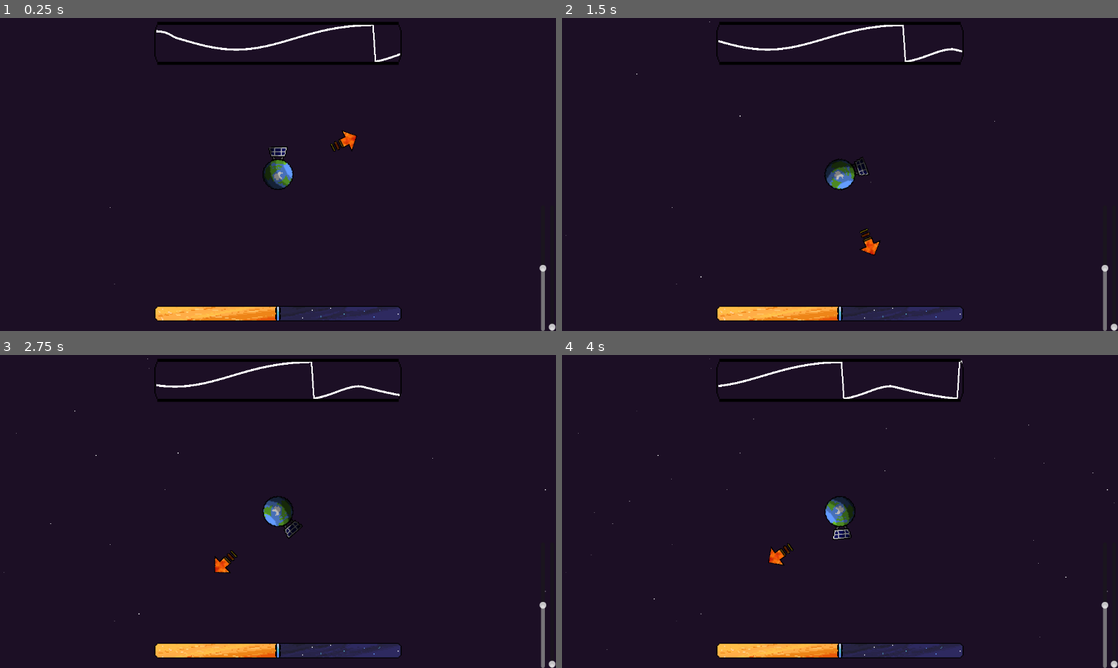
Above: before the commit, frames 1-4 (two rows, left to right).
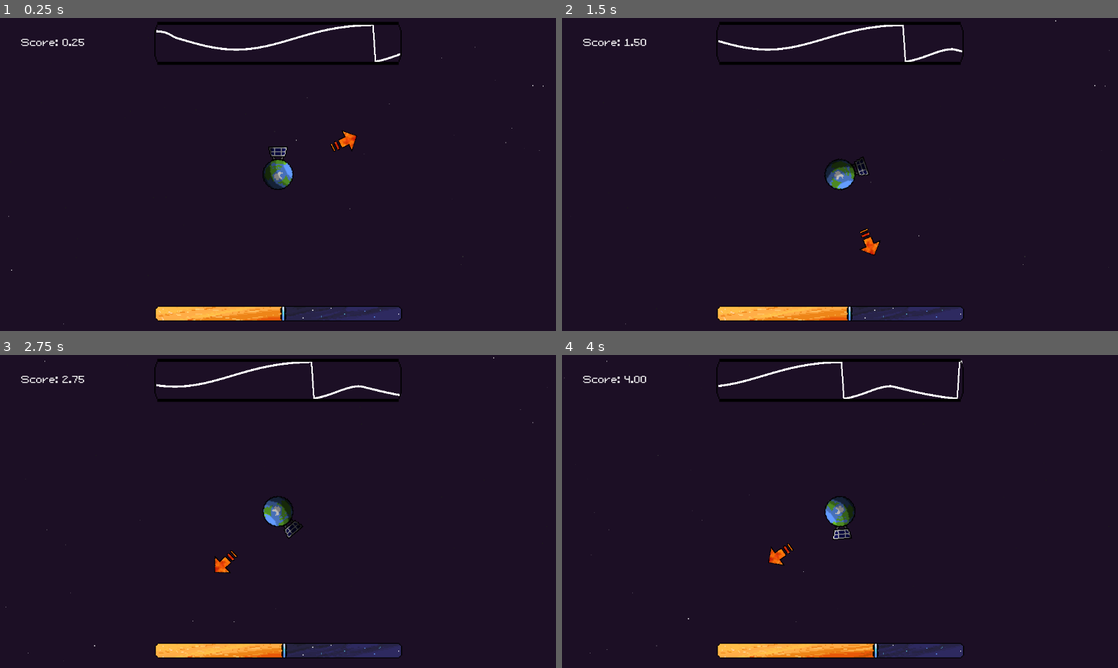
Above: after the commit, the same moments.

Repository: Vikezor/balanced-light
Game: Godot game, scene res://view/view.tscn
Same seed, same stepped clock (60 frames per second), same inputs: the game is played once before the commit and once after it.
Inputs:
- Up to frame 1 (0.25 s): no input
- Up to frame 2 (1.5 s): hold Right (right_thrust) 0.53-1.28 s; hold Left (left_thrust) from 1.28 s (still down)
- Up to frame 3 (2.75 s): release Left (left_thrust) at 2.03 s; hold Right (right_thrust) from 2.03 s (still down)
- Up to frame 4 (4 s): release Right (right_thrust) at 2.78 s; hold Left (left_thrust) from 2.78 s (still down)

The runs differ from the first frame. In frame 1, 0.5% of the frame differs, in the area x 1-100%, y 6-100%; in frame 2, 0.5%; in frame 3, 0.5%; in frame 4, 0.8%, in the area x 0-100%, y 1-100%.

Commit message:
Did everything

Diff:
--- a/earth/earth.gd
+++ b/earth/earth.gd
@@ -1,9 +1,13 @@
 extends Node2D
 
+signal set_light_length
+signal game_over_signal
 
 var speed: float = -2 * PI / (24 * 60 * 60)
+var lost: bool = false
+var light_length: float = 0.5
 @export var thrust_strength = 3
-@export var max_turning_speed = 6
+@export var max_turning_speed = 10
 var time = 0
 
 
@@ -16,11 +20,46 @@
 # Called every frame. 'delta' is the elapsed time since the previous frame.
 func _process(delta: float) -> void:
 	var thrust_control = Input.get_action_strength("right_thrust") - Input.get_action_strength("left_thrust")
-	speed += thrust_control * thrust_strength * delta
-	speed = clamp(speed, -max_turning_speed, max_turning_speed)
+
+	if abs(thrust_control) > 0.5:
+		($Thruster as AudioStreamPlayer2D).playing = true
+	else:
+		($Thruster as AudioStreamPlayer2D).playing = false
+
+	if !lost:
+		speed += thrust_control * thrust_strength * delta
+	if abs(speed) > max_turning_speed and !lost:
+		($PeopleFlying as CPUParticles2D).emitting = true
+		($Scream as AudioStreamPlayer2D).play()
+		game_over()
+	#speed = clamp(speed, -max_turning_speed, max_turning_speed)
 	$Diffuse.rotation += speed * delta
+
 	time += delta
+
+	if lost:
+		if Input.is_action_pressed("restart"):
+			get_tree().reload_current_scene()
+
+
+func game_over():
+	lost = true
+	game_over_signal.emit()
 
 
 func _on_sun_set_sun_rotation(rot: float) -> void:
 	$Shading.rotation = rot
+	if !lost:
+		var light = Vector2(sin(rot), cos(rot)).dot(Vector2(cos($Diffuse.rotation), -sin($Diffuse.rotation)))
+		light_length += light / 256 * get_process_delta_time() * 45
+		if light_length > 1:
+			($Diffuse/Fire as AnimatedSprite2D).visible = true
+			($Diffuse/Fire as AnimatedSprite2D).play()
+			($Fire_noise as AudioStreamPlayer2D).play()
+			game_over()
+		elif light_length < 0:
+			($Diffuse/Ice as AnimatedSprite2D).visible = true
+			($Diffuse/Ice as AnimatedSprite2D).play()
+			($Ice_noise as AudioStreamPlayer2D).play()
+			game_over()
+		set_light_length.emit(light_length)
--- a/earth/earth.tscn
+++ b/earth/earth.tscn
@@ -1,11 +1,78 @@
-[gd_scene load_steps=5 format=3 uid="uid://bh4w07tra8k0q"]
+[gd_scene load_steps=19 format=3 uid="uid://bh4w07tra8k0q"]
 
 [ext_resource type="Texture2D" uid="uid://yxkm4o813bik" path="res://earth/earth.tres" id="1_akn4t"]
 [ext_resource type="Script" path="res://earth/earth.gd" id="1_kfjld"]
-[ext_resource type="Texture2D" uid="uid://caci4bhcd7vfw" path="res://earth/shading.tres" id="3_knlnm"]
+[ext_resource type="Texture2D" uid="uid://bpjp1hc10f480" path="res://earth/shading.png" id="4_j45uh"]
+[ext_resource type="Texture2D" uid="uid://cd16hc550tp4i" path="res://earth/Earth_loss.png" id="4_m41eh"]
+[ext_resource type="AudioStream" uid="uid://2qxyd8kpnnrp" path="res://Cartoon_scream.wav" id="5_kwvk1"]
+[ext_resource type="AudioStream" uid="uid://b0hdcbbjr3ll1" path="res://Fire.wav" id="6_lp647"]
+[ext_resource type="AudioStream" uid="uid://doukp4o7gjf0l" path="res://Thruster.wav" id="7_nr61b"]
+[ext_resource type="AudioStream" uid="uid://df45j22necgpf" path="res://Ice_no_loop.wav" id="8_kmvtd"]
 
 [sub_resource type="CanvasItemMaterial" id="CanvasItemMaterial_d1o4v"]
 light_mode = 2
+
+[sub_resource type="AtlasTexture" id="AtlasTexture_jaym8"]
+atlas = ExtResource("4_m41eh")
+region = Rect2(0, 0, 86, 86)
+
+[sub_resource type="AtlasTexture" id="AtlasTexture_sde11"]
+atlas = ExtResource("4_m41eh")
+region = Rect2(0, 86, 86, 86)
+
+[sub_resource type="AtlasTexture" id="AtlasTexture_2ivhc"]
+atlas = ExtResource("4_m41eh")
+region = Rect2(0, 172, 86, 86)
+
+[sub_resource type="SpriteFrames" id="SpriteFrames_me3ls"]
+animations = [{
+"frames": [{
+"duration": 1.0,
+"texture": SubResource("AtlasTexture_jaym8")
+}, {
+"duration": 1.0,
+"texture": SubResource("AtlasTexture_sde11")
+}, {
+"duration": 1.0,
+"texture": SubResource("AtlasTexture_2ivhc")
+}],
+"loop": true,
+"name": &"default",
+"speed": 10.0
+}]
+
+[sub_resource type="AtlasTexture" id="AtlasTexture_1wdqm"]
+atlas = ExtResource("4_m41eh")
+region = Rect2(0, 258, 86, 86)
+
+[sub_resource type="AtlasTexture" id="AtlasTexture_nrgb8"]
+atlas = ExtResource("4_m41eh")
+region = Rect2(0, 344, 86, 86)
+
+[sub_resource type="AtlasTexture" id="AtlasTexture_lum5x"]
+atlas = ExtResource("4_m41eh")
+region = Rect2(0, 430, 86, 86)
+
+[sub_resource type="SpriteFrames" id="SpriteFrames_kq1am"]
+animations = [{
+"frames": [{
+"duration": 1.0,
+"texture": SubResource("AtlasTexture_1wdqm")
+}, {
+"duration": 1.0,
+"texture": SubResource("AtlasTexture_nrgb8")
+}, {
+"duration": 1.0,
+"texture": SubResource("AtlasTexture_lum5x")
+}],
+"loop": true,
+"name": &"default",
+"speed": 10.0
+}]
+
+[sub_resource type="AtlasTexture" id="AtlasTexture_1dvoc"]
+atlas = ExtResource("4_j45uh")
+region = Rect2(0, 0, 500, 500)
 
 [node name="Earth" type="Node2D"]
 texture_filter = 3
@@ -16,7 +83,28 @@
 rotation = -1.5708
 texture = ExtResource("1_akn4t")
 
+[node name="Fire" type="AnimatedSprite2D" parent="Diffuse"]
+visible = false
+sprite_frames = SubResource("SpriteFrames_me3ls")
+
+[node name="Ice" type="AnimatedSprite2D" parent="Diffuse"]
+visible = false
+sprite_frames = SubResource("SpriteFrames_kq1am")
+frame_progress = 0.198448
+
 [node name="Shading" type="PointLight2D" parent="."]
 blend_mode = 2
-texture = ExtResource("3_knlnm")
-offset = Vector2(0, -29)
+texture = SubResource("AtlasTexture_1dvoc")
+
+[node name="Scream" type="AudioStreamPlayer2D" parent="."]
+stream = ExtResource("5_kwvk1")
+pitch_scale = 0.8
+
+[node name="Fire_noise" type="AudioStreamPlayer2D" parent="."]
+stream = ExtResource("6_lp647")
+
+[node name="Thruster" type="AudioStreamPlayer2D" parent="."]
+stream = ExtResource("7_nr61b")
+
+[node name="Ice_noise" type="AudioStreamPlayer2D" parent="."]
+stream = ExtResource("8_kmvtd")
--- a/earth/shading.tres
+++ /dev/null
@@ -1,7 +0,0 @@
-[gd_resource type="AtlasTexture" load_steps=2 format=3 uid="uid://caci4bhcd7vfw"]
-
-[ext_resource type="Texture2D" uid="uid://b6gtna0a3wumj" path="res://earth/earth.png" id="1_yxnju"]
-
-[resource]
-atlas = ExtResource("1_yxnju")
-region = Rect2(0, 58, 58, 58)
--- a/project.godot
+++ b/project.godot
@@ -36,6 +36,12 @@
 , Object(InputEventMouseButton,"resource_local_to_scene":false,"resource_name":"","device":-1,"window_id":0,"alt_presse …(244 unchanged characters)…
 ]
 }
+restart={
+"deadzone": 0.5,
+"events": [Object(InputEventKey,"resource_local_to_scene":false,"resource_name":"","device":-1,"window_id":0,"alt_pressed":false,"shift_pressed":false,"ctrl_pressed":false,"meta_pressed":false,"pressed":false,"keycode":0,"physical_keycode":32,"key_label":0,"unicode":32,"location":0,"echo":false,"script":null)
+, Object(InputEventKey,"resource_local_to_scene":false,"resource_name":"","device":-1,"window_id":0,"alt_pressed":false,"shift_pressed":false,"ctrl_pressed":false,"meta_pressed":false,"pressed":false,"keycode":0,"physical_keycode":4194305,"key_label":0,"unicode":0,"location":0,"echo":false,"script":null)
+]
+}
 
 [rendering]
 
--- /dev/null
+++ b/view/Restart.gd
@@ -0,0 +1,15 @@
+extends Label
+
+
+# Called when the node enters the scene tree for the first time.
+func _ready() -> void:
+	pass # Replace with function body.
+
+
+# Called every frame. 'delta' is the elapsed time since the previous frame.
+func _process(delta: float) -> void:
+	pass
+
+
+func _on_earth_game_over_signal() -> void:
+	visible = true
--- /dev/null
+++ b/view/Score.gd
@@ -0,0 +1,20 @@
+extends Label
+
+var time: float = 0
+var lost: bool = false
+
+# Called when the node enters the scene tree for the first time.
+func _ready() -> void:
+	pass # Replace with function body.
+
+
+# Called every frame. 'delta' is the elapsed time since the previous frame.
+func _process(delta: float) -> void:
+	if !lost:
+		time += delta
+		text = "Score: %.02f" % time
+
+
+
+func _on_earth_game_over_signal() -> void:
+	lost = true
--- a/view/bar.gd
+++ b/view/bar.gd
@@ -14,3 +14,8 @@
 	$LightMask.polygon[2].x = light_length * bar_length
 	$LightMask.polygon[3].x = light_length * bar_length
 	$Separator.position.x = light_length * bar_length - bar_length / 2
+
+
+
+func _on_earth_set_light_length(light: float) -> void:
+	light_length = light
--- a/view/sun.gd
+++ b/view/sun.gd
@@ -48,6 +48,7 @@
 
 static func get_sun_rotation(time_from_current:float = 0) -> float:
 	var current_cycle = (time + time_from_current) /  time_per_function
+	#return 90
 	if (current_cycle - floor(current_cycle)> 0.9):
 		var t = (current_cycle - floor(current_cycle) - 0.9) * 5
 
--- a/view/view.tscn
+++ b/view/view.tscn
@@ -1,13 +1,17 @@
-[gd_scene load_steps=11 format=3 uid="uid://7c25dwoty4a5"]
+[gd_scene load_steps=15 format=3 uid="uid://7c25dwoty4a5"]
 
 [ext_resource type="PackedScene" uid="uid://bh4w07tra8k0q" path="res://earth/earth.tscn" id="1_ei2od"]
 [ext_resource type="Script" path="res://view/view.gd" id="1_f8l58"]
+[ext_resource type="Texture2D" uid="uid://vd15fkwhvwnn" path="res://view/People.png" id="2_6fsrc"]
 [ext_resource type="Texture2D" uid="uid://bahky0wwm76l7" path="res://view/Sun_bar_border.png" id="3_ediq2"]
-[ext_resource type="PackedScene" path="res://view/bar.tscn" id="3_exp50"]
+[ext_resource type="PackedScene" uid="uid://dg7chk46btcoq" path="res://view/bar.tscn" id="3_exp50"]
 [ext_resource type="Texture2D" uid="uid://c0f5dqgjdayc1" path="res://view/Sun_indicator.png" id="3_ixh5o"]
 [ext_resource type="Script" path="res://view/sun.gd" id="4_7ky1w"]
 [ext_resource type="Script" path="res://view/sun_prediction.gd" id="6_1s4cl"]
 [ext_resource type="AudioStream" uid="uid://dcas0y3uk8rka" path="res://Galactic Rap.mp3" id="8_i4hyl"]
+[ext_resource type="FontFile" uid="uid://b7dlxvnvobsca" path="res://pixellocale-v-1-4.ttf" id="9_ltpro"]
+[ext_resource type="Script" path="res://view/Restart.gd" id="10_57dg2"]
+[ext_resource type="Script" path="res://view/Score.gd" id="11_qvnow"]
 
 [sub_resource type="CanvasItemMaterial" id="CanvasItemMaterial_bq01k"]
 
@@ -19,12 +23,13 @@
 texture_filter = 3
 script = ExtResource("1_f8l58")
 
-[node name="CPUParticles2D" type="CPUParticles2D" parent="."]
+[node name="Stars" type="CPUParticles2D" parent="."]
 texture_filter = 3
 material = SubResource("CanvasItemMaterial_bq01k")
 position = Vector2(576, 166)
 amount = 100
 lifetime = 5.0
+preprocess = 5.0
 lifetime_randomness = 0.5
 emission_shape = 3
 emission_rect_extents = Vector2(600, 500)
@@ -40,13 +45,35 @@
 scale = Vector2(2, 2)
 
 [node name="Sun" type="Sprite2D" parent="Earth"]
+light_mask = 2
 position = Vector2(-207, 135)
 texture = ExtResource("3_ixh5o")
 script = ExtResource("4_7ky1w")
 
+[node name="PeopleFlying" type="CPUParticles2D" parent="Earth"]
+texture_filter = 3
+material = SubResource("CanvasItemMaterial_bq01k")
+scale = Vector2(0.5, 0.5)
+emitting = false
+amount = 100
+lifetime = 10.0
+texture = ExtResource("2_6fsrc")
+spread = 180.0
+gravity = Vector2(0, 0)
+initial_velocity_min = 50.21
+initial_velocity_max = 75.31
+angular_velocity_min = -720.0
+angular_velocity_max = 720.0
+scale_amount_min = 2.0
+scale_amount_max = 2.0
+color_ramp = SubResource("Gradient_yynh6")
+hue_variation_min = 0.46
+hue_variation_max = 0.46
+
 [node name="CanvasLayer" type="CanvasLayer" parent="."]
 
 [node name="Thrust" type="VSlider" parent="CanvasLayer"]
+visible = false
 offset_left = 1117.0
 offset_top = 388.0
 offset_right = 1133.0
@@ -56,6 +83,7 @@
 step = 0.1
 
 [node name="TimeScale" type="VSlider" parent="CanvasLayer"]
+visible = false
 offset_left = 1136.0
 offset_top = 388.0
 offset_right = 1152.0
@@ -65,7 +93,7 @@
 value = 1.0
 
 [node name="Bar" parent="CanvasLayer" instance=ExtResource("3_exp50")]
-position = Vector2(576, 612)
+position = Vector2(577, 612)
 scale = Vector2(2, 2)
 
 [node name="Line2D" type="Line2D" parent="CanvasLayer"]
@@ -81,12 +109,38 @@
 scale = Vector2(2, 5.5625)
 texture = ExtResource("3_ediq2")
 
+[node name="Restart" type="Label" parent="CanvasLayer"]
+visible = false
+texture_filter = 3
+offset_left = 427.0
+offset_top = 488.0
+offset_right = 731.0
+offset_bottom = 532.0
+theme_override_fonts/font = ExtResource("9_ltpro")
+theme_override_font_sizes/font_size = 20
+text = "Press \"Space\" to restart"
+horizontal_alignment = 1
+script = ExtResource("10_57dg2")
+
+[node name="Score" type="Label" parent="CanvasLayer"]
+offset_left = 44.0
+offset_top = 26.0
+offset_right = 157.0
+offset_bottom = 70.0
+theme_override_fonts/font = ExtResource("9_ltpro")
+theme_override_font_sizes/font_size = 20
+text = "Score: 10"
+script = ExtResource("11_qvnow")
+
 [node name="AudioStreamPlayer" type="AudioStreamPlayer" parent="."]
 stream = ExtResource("8_i4hyl")
 volume_db = -10.0
 autoplay = true
 parameters/looping = true
 
+[connection signal="game_over_signal" from="Earth" to="CanvasLayer/Restart" method="_on_earth_game_over_signal"]
+[connection signal="game_over_signal" from="Earth" to="CanvasLayer/Score" method="_on_earth_game_over_signal"]
+[connection signal="set_light_length" from="Earth" to="CanvasLayer/Bar" method="_on_earth_set_light_length"]
 [connection signal="set_sun_rotation" from="Earth/Sun" to="Earth" method="_on_sun_set_sun_rotation"]
 [connection signal="value_changed" from="CanvasLayer/Thrust" to="." method="_on_thrust_value_changed"]
 [connection signal="value_changed" from="CanvasLayer/TimeScale" to="." method="_on_time_scale_value_changed"]
Not shown, added: Cartoon_scream.wav.import
Not shown, added: Fire.wav.import
Not shown, changed: Galactic Rap.mp3.import
Not shown, added: Ice_no_loop.wav.import
Not shown, added: Thruster.wav.import
Binary file added: earth/shading.png
Not shown, added: earth/shading.png.import
Not shown, added: export_presets.cfg
Binary file added: pixellocale-v-1-4.ttf
Not shown, added: pixellocale-v-1-4.ttf.import
Not shown: 1 places in view/bar.tscn that only renumber resources
Not shown, changed: .gitignore
(and 4 more such lines)
